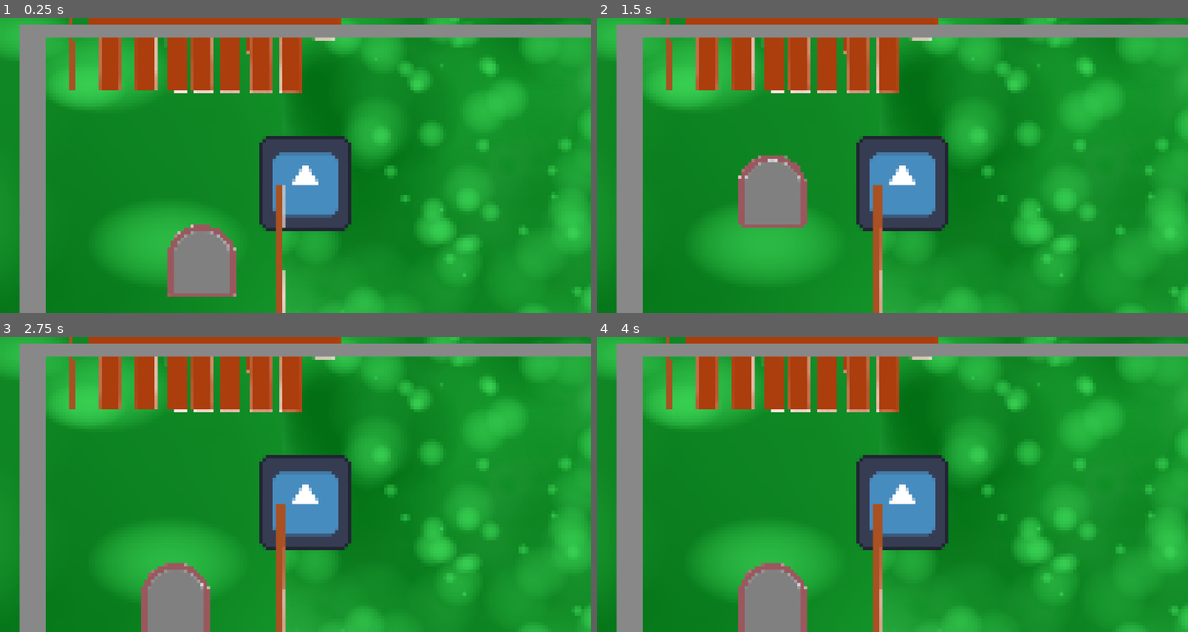
Above: before the commit, frames 1-4 (two rows, left to right).
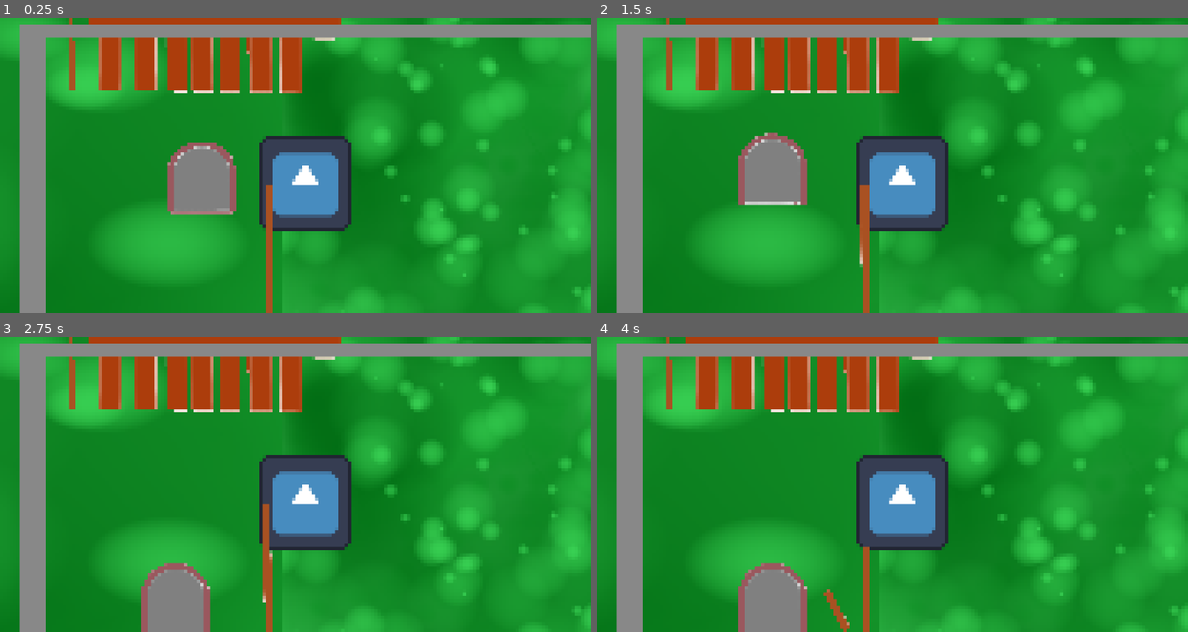
Above: after the commit, the same moments.

Repository: Chickenhatter/mailmen
Game: Godot game, scene res://scenes/te.tscn
The game is run twice, just before and just after one commit, with the same random seed, the same clock (stepped at 60 frames per second) and the same inputs. The project has no main scene, so this scene is started directly. The engine's default icon, where the game draws it, is replaced by a stand-in: a white triangle on a blue panel in a dark square.
Inputs (mouse positions are in pixels of both pictures, inside the frame that each line leads up to):
- Up to frame 1 (0.25 s): no input
- Up to frame 2 (1.5 s): tap Enter at 0.5 s; move the mouse to (797, 295) at 0.52 s; press the mouse at (797, 295) at 0.53 s; hold Right 0.53-1.28 s; tap Space at 1.25 s; move the mouse to (774, 180) at 1.27 s; release the mouse at (774, 180) at 1.28 s; hold Down from 1.28 s (still down); click (774, 180) at 1.35 s
- Up to frame 3 (2.75 s): move the mouse to (354, 419) at 2.02 s; release Down at 2.03 s; press the mouse at (354, 419) at 2.03 s; hold Right from 2.03 s (still down); tap Alt at 2.1 s
- Up to frame 4 (4 s): move the mouse to (862, 543) at 2.77 s; release Right at 2.78 s; release the mouse at (862, 543) at 2.78 s; hold Up 2.78-3.53 s; tap Shift at 2.85 s; click (862, 543) at 3.05 s; move the mouse to (1069, 528) at 3.52 s; press the mouse at (1069, 528) at 3.53 s; hold Left from 3.53 s (still down)

The runs differ from the first frame. In frame 1, 6.4% of the frame differs, in the area x 28-49%, y 42-100%; in frame 2, 3.6%; in frame 3, 1.4%; in frame 4, 1.3%.

Commit message:
7hr 33m, fixed error and started on sticks

Diff:
--- a/code/dog_and_bone.gd
+++ b/code/dog_and_bone.gd
@@ -87,3 +87,7 @@
 
 func _on_rigid_body_2d_mouse_entered() -> void:
 	pass # Replace with function body.
+
+
+func _on_stick_1_mouse_entered() -> void:
+	pass # Replace with function body.
--- a/code/placing_together.gd
+++ b/code/placing_together.gd
@@ -1,6 +1,8 @@
 extends Node2D
 var mouseinmailtop = false
-
+var mousestickone = false
+var mousesticktwo = false
+var mousestickthree = false
 # Called when the node enters the scene tree for the first time.
 func _ready() -> void:
 	pass # Replace with function body.
@@ -9,14 +11,34 @@
 # Called every frame. 'delta' is the elapsed time since the previous frame.
 func _process(delta: float) -> void:
 	if Input.is_action_pressed('ui_leftclick') and mouseinmailtop == true:
-		$Node2D/topmail.linear_velocity = Vector2(0,0)
-		#$Node2D/topmail.freeze = true
-		$Node2D/topmail.set_deferred("global_position", get_global_mouse_position())
-		$Node2D/topmail.linear_velocity = Vector2.ZERO
-		$Node2D/topmail.angular_velocity = 0
-	else:
-		pass
-		#$Node2D/topmail.freeze = false
+		#$Node2D/topmail.linear_velocity = Vector2(0,0)
+		$Node2D/topmail.freeze = true
+		$Node2D/topmail.global_position = get_global_mouse_position()
+		#$Node2D/topmail.set_deferred("global_position", get_global_mouse_position())
+		#$Node2D/topmail.linear_velocity = Vector2.ZERO
+		#$Node2D/topmail.angular_velocity = 0
+	elif $Node2D/topmail.freeze == true:
+		print('a')
+		PhysicsServer2D.body_set_state(
+			$Node2D/topmail.get_rid(),
+			PhysicsServer2D.BODY_STATE_TRANSFORM,
+			$Node2D/topmail.global_transform
+		)
+		$Node2D/topmail.freeze = false
+		$Node2D/topmail.linear_velocity = Vector2(0,1)
+
+	if Input.is_action_pressed('ui_leftclick') and mousestickone == true:
+		$Node2D/stick1.freeze = true
+		$Node2D/stick1.global_position = get_global_mouse_position()
+	elif $Node2D/stick1.freeze == true:
+		PhysicsServer2D.body_set_state(
+			$Node2D/stick1.get_rid(),
+			PhysicsServer2D.BODY_STATE_TRANSFORM,
+			$Node2D/stick1.global_transform
+		)
+		$Node2D/stick1.freeze = false
+		$Node2D/stick1.linear_velocity = Vector2(0,1)
+
 
 func _on_topmail_mouse_entered() -> void:
 	mouseinmailtop = true
@@ -25,4 +47,28 @@
 
 func _on_topmail_mouse_exited() -> void:
 	mouseinmailtop = false
+
+
+func _on_stick_1_mouse_entered() -> void:
+	mousestickone = true
 	print('test')
+
+
+func _on_stick_1_mouse_exited() -> void:
+	mousestickone = false
+
+
+func _on_stick_2_mouse_entered() -> void:
+	mousesticktwo = true
+
+
+func _on_stick_2_mouse_exited() -> void:
+	mousesticktwo = false
+
+
+func _on_stick_3_mouse_entered() -> void:
+	mousestickthree = true
+
+
+func _on_stick_3_mouse_exited() -> void:
+	mousestickthree = false
--- a/scenes/scene.tscn
+++ b/scenes/scene.tscn
@@ -5590,6 +5590,7 @@
 collision_layer = 2
 collision_mask = 2
 input_pickable = true
+gravity_scale = 0.1
 
 [node name="CollisionShape2D" type="CollisionShape2D" parent="Node2D/games/brokethemailbox/placing together/Node2D/topmail" unique_id=373692290]
 position = Vector2(-1, 1)
@@ -5607,51 +5608,54 @@
 scale = Vector2(0.02, 0.02)
 texture = ExtResource("5_0f71q")
 
-[node name="RigidBody2D2" type="RigidBody2D" parent="Node2D/games/brokethemailbox/placing together/Node2D" unique_id=660926572]
+[node name="stick1" type="RigidBody2D" parent="Node2D/games/brokethemailbox/placing together/Node2D" unique_id=660926572]
 position = Vector2(68, 51)
 collision_layer = 2
 collision_mask = 2
+input_pickable = true
 gravity_scale = 0.6
 
-[node name="CollisionShape2D" type="CollisionShape2D" parent="Node2D/games/brokethemailbox/placing together/Node2D/RigidBody2D2" unique_id=1823802765]
-position = Vector2(3.3, -2.7)
+[node name="CollisionShape2D" type="CollisionShape2D" parent="Node2D/games/brokethemailbox/placing together/Node2D/stick1" unique_id=1823802765]
+position = Vector2(-3.0994415e-06, 7.1525574e-07)
 scale = Vector2(1.855, 1.23)
 shape = SubResource("RectangleShape2D_spbo0")
 
-[node name="Sprite2D" type="Sprite2D" parent="Node2D/games/brokethemailbox/placing together/Node2D/RigidBody2D2" unique_id=192742834]
-position = Vector2(7, -16)
+[node name="Sprite2D" type="Sprite2D" parent="Node2D/games/brokethemailbox/placing together/Node2D/stick1" unique_id=192742834]
+position = Vector2(3.7, -13.3)
 scale = Vector2(0.02, 0.02)
 texture = ExtResource("8_7ftgl")
 
-[node name="RigidBody2D3" type="RigidBody2D" parent="Node2D/games/brokethemailbox/placing together/Node2D" unique_id=874555539]
+[node name="stick2" type="RigidBody2D" parent="Node2D/games/brokethemailbox/placing together/Node2D" unique_id=874555539]
 position = Vector2(68, 65)
 collision_layer = 2
 collision_mask = 2
+input_pickable = true
 gravity_scale = 0.6
 
-[node name="CollisionShape2D" type="CollisionShape2D" parent="Node2D/games/brokethemailbox/placing together/Node2D/RigidBody2D3" unique_id=753758646]
-position = Vector2(3.3, -2.7)
-scale = Vector2(1.79, 1.23)
+[node name="CollisionShape2D" type="CollisionShape2D" parent="Node2D/games/brokethemailbox/placing together/Node2D/stick2" unique_id=190720223]
+position = Vector2(-3.0994415e-06, 7.1525574e-07)
+scale = Vector2(1.855, 1.23)
 shape = SubResource("RectangleShape2D_spbo0")
 
-[node name="Sprite2D" type="Sprite2D" parent="Node2D/games/brokethemailbox/placing together/Node2D/RigidBody2D3" unique_id=1272147507]
-position = Vector2(7, -16)
+[node name="Sprite2D" type="Sprite2D" parent="Node2D/games/brokethemailbox/placing together/Node2D/stick2" unique_id=65532776]
+position = Vector2(3.7, -13.3)
 scale = Vector2(0.02, 0.02)
 texture = ExtResource("8_7ftgl")
 
-[node name="RigidBody2D4" type="RigidBody2D" parent="Node2D/games/brokethemailbox/placing together/Node2D" unique_id=882932031]
+[node name="stick3" type="RigidBody2D" parent="Node2D/games/brokethemailbox/placing together/Node2D" unique_id=882932031]
 position = Vector2(68, 79)
 collision_layer = 2
 collision_mask = 2
+input_pickable = true
 gravity_scale = 0.6
 
-[node name="CollisionShape2D" type="CollisionShape2D" parent="Node2D/games/brokethemailbox/placing together/Node2D/RigidBody2D4" unique_id=891389056]
-position = Vector2(3.3, -2.7)
-scale = Vector2(1.77, 1.23)
+[node name="CollisionShape2D" type="CollisionShape2D" parent="Node2D/games/brokethemailbox/placing together/Node2D/stick3" unique_id=917172725]
+position = Vector2(-3.0994415e-06, 7.1525574e-07)
+scale = Vector2(1.855, 1.23)
 shape = SubResource("RectangleShape2D_spbo0")
 
-[node name="Sprite2D" type="Sprite2D" parent="Node2D/games/brokethemailbox/placing together/Node2D/RigidBody2D4" unique_id=76790354]
-position = Vector2(7, -16)
+[node name="Sprite2D" type="Sprite2D" parent="Node2D/games/brokethemailbox/placing together/Node2D/stick3" unique_id=1558600204]
+position = Vector2(3.7, -13.3)
 scale = Vector2(0.02, 0.02)
 texture = ExtResource("8_7ftgl")
 
@@ -5987,3 +5991,9 @@
 [connection signal="body_exited" from="Node2D/games/keyed/mailbox/generalmailarea" to="Node2D/games/keyed/mailbox" method="_on_generalmailarea_body_exited"]
 [connection signal="mouse_entered" from="Node2D/games/brokethemailbox/placing together/Node2D/topmail" to="Node2D/games/brokethemailbox/placing together" method="_on_topmail_mouse_entered"]
 [connection signal="mouse_exited" from="Node2D/games/brokethemailbox/placing together/Node2D/topmail" to="Node2D/games/brokethemailbox/placing together" method="_on_topmail_mouse_exited"]
+[connection signal="mouse_entered" from="Node2D/games/brokethemailbox/placing together/Node2D/stick1" to="Node2D/games/brokethemailbox/placing together" method="_on_stick_1_mouse_entered"]
+[connection signal="mouse_exited" from="Node2D/games/brokethemailbox/placing together/Node2D/stick1" to="Node2D/games/brokethemailbox/placing together" method="_on_stick_1_mouse_exited"]
+[connection signal="mouse_entered" from="Node2D/games/brokethemailbox/placing together/Node2D/stick2" to="Node2D/games/brokethemailbox/placing together" method="_on_stick_2_mouse_entered"]
+[connection signal="mouse_exited" from="Node2D/games/brokethemailbox/placing together/Node2D/stick2" to="Node2D/games/brokethemailbox/placing together" method="_on_stick_2_mouse_exited"]
+[connection signal="mouse_entered" from="Node2D/games/brokethemailbox/placing together/Node2D/stick3" to="Node2D/games/brokethemailbox/placing together" method="_on_stick_3_mouse_entered"]
+[connection signal="mouse_exited" from="Node2D/games/brokethemailbox/placing together/Node2D/stick3" to="Node2D/games/brokethemailbox/placing together" method="_on_stick_3_mouse_exited"]
